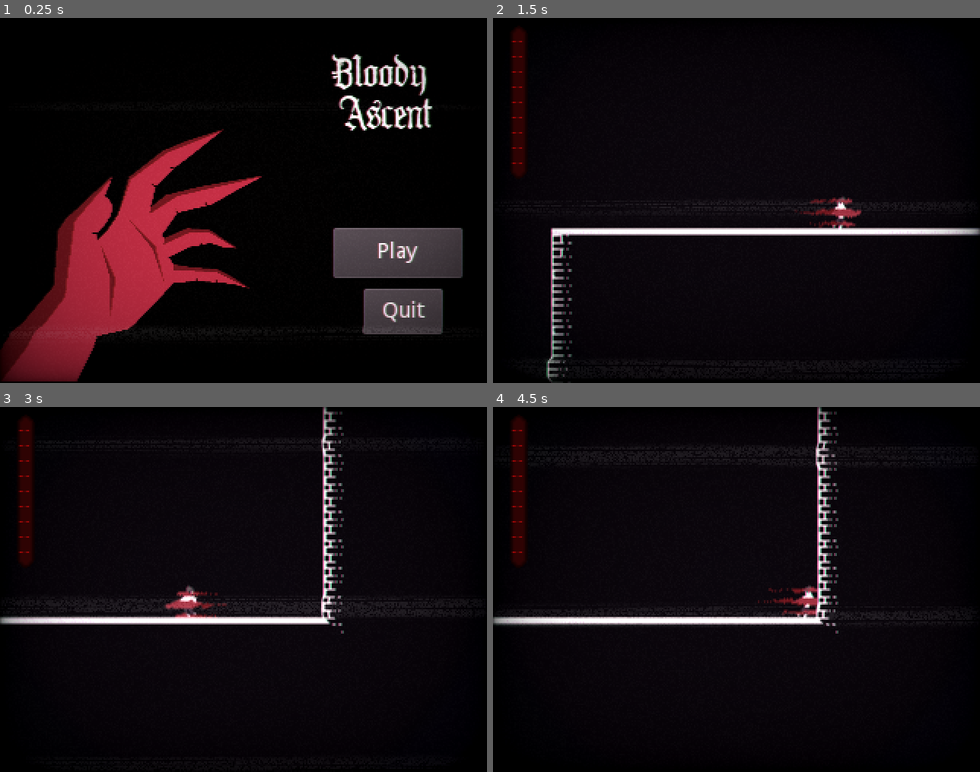
Above: before the commit, frames 1-4 (two rows, left to right).
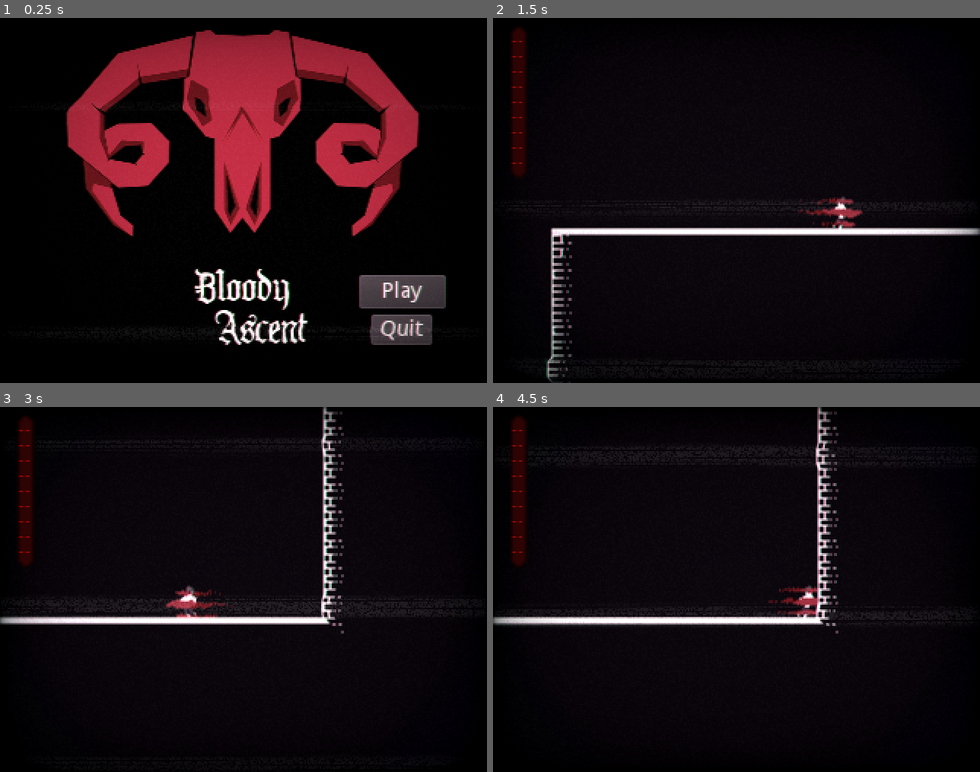
Above: after the commit, the same moments.

Repository: Luxxdev/GameJamPlus
Game: Godot game, scene res://Scenes/TitleScreen.tscn
The game is run twice, just before and just after one commit, with the same random seed, the same clock (stepped at 60 frames per second) and the same inputs. The engine's default icon, where the game draws it, is replaced by a stand-in: a white triangle on a blue panel in a dark square.
Inputs:
- Up to frame 1 (0.25 s): no input
- Up to frame 2 (1.5 s): click "Play" at 0.5 s; hold Right (ui_right) from 1.28 s (still down); tap C (Dash) at 1.35 s
- Up to frame 3 (3 s): tap Space (Jump) at 1.52, 2.27 s; tap C (Dash) at 2.1, 2.85 s; release Right (ui_right) at 2.78 s; hold Left (ui_left) from 2.78 s (still down)
- Up to frame 4 (4.5 s): release Left (ui_left) at 3.53 s; hold Right (ui_right) from 3.53 s (still down); tap C (Dash) at 3.6, 4.35 s; tap Space (Jump) at 3.77 s

The runs differ from the first frame. In frame 1, 41% of the frame differs, in the area x 0-95%, y 3-100%; in frame 2, 0.2%; in frame 3, 0.2%; in frame 4, 0.2%.

Commit message:
Title screen and game over updated

Diff:
--- a/Objects/MovingEnemy.tscn
+++ b/Objects/MovingEnemy.tscn
@@ -62,7 +62,6 @@
 [node name="Sprite" type="AnimatedSprite" parent="PathFollow2D"]
 frames = SubResource( 14 )
 animation = "Idle"
-frame = 1
 playing = true
 
 [node name="PlayerFollowCheck" type="Area2D" parent="PathFollow2D/Sprite"]
--- a/Objects/Player.tscn
+++ b/Objects/Player.tscn
@@ -336,7 +336,7 @@
 [node name="BloodShred" type="AnimatedSprite" parent="."]
 visible = false
 frames = SubResource( 46 )
-frame = 8
+frame = 2
 playing = true
 offset = Vector2( -12, -2 )
 
--- a/Scenes/GameOver.tscn
+++ b/Scenes/GameOver.tscn
@@ -1,14 +1,43 @@
-[gd_scene load_steps=4 format=2]
+[gd_scene load_steps=7 format=2]
 
-[ext_resource path="res://icon.png" type="Texture" id=1]
-[ext_resource path="res://Fonts/DynamicFont.tres" type="DynamicFont" id=2]
+[ext_resource path="res://Objects/images/Defeat.png" type="Texture" id=1]
+[ext_resource path="res://Fonts/WW2BH___.TTF" type="DynamicFontData" id=2]
 [ext_resource path="res://Scripts/MenuButton.gd" type="Script" id=3]
+[ext_resource path="res://CRT_shader.tres" type="Shader" id=4]
+
+[sub_resource type="DynamicFont" id=1]
+size = 54
+font_data = ExtResource( 2 )
+
+[sub_resource type="ShaderMaterial" id=2]
+shader = ExtResource( 4 )
+shader_param/overlay = true
+shader_param/scanlines_opacity = 0.4
+shader_param/scanlines_width = 0.062
+shader_param/grille_opacity = 0.181
+shader_param/resolution = Vector2( 320, 240 )
+shader_param/pixelate = true
+shader_param/roll = true
+shader_param/roll_speed = 8.0
+shader_param/roll_size = 28.862
+shader_param/roll_variation = 0.442
+shader_param/distort_intensity = 0.01
+shader_param/noise_opacity = 0.083
+shader_param/noise_speed = 5.0
+shader_param/static_noise_intensity = 0.018
+shader_param/aberration = 0.01
+shader_param/brightness = 1.4
+shader_param/discolor = true
+shader_param/warp_amount = 0.02
+shader_param/clip_warp = false
+shader_param/vignette_intensity = 0.4
+shader_param/vignette_opacity = 0.5
 
 [node name="GameOver" type="Node2D"]
 
 [node name="Sprite" type="Sprite" parent="."]
 position = Vector2( 161, 120.5 )
-scale = Vector2( 5, 3.76562 )
+scale = Vector2( 0.444, 0.444 )
 texture = ExtResource( 1 )
 
 [node name="Control" type="Control" parent="."]
@@ -18,18 +47,32 @@
 margin_bottom = 238.0
 
 [node name="Button" type="Button" parent="Control"]
-margin_left = 115.0
-margin_top = 179.0
-margin_right = 200.0
-margin_bottom = 207.0
+margin_left = 212.0
+margin_top = 176.0
+margin_right = 288.0
+margin_bottom = 211.0
 text = "Retry"
 script = ExtResource( 3 )
-reference_path = "Play"
+reference_path = "Replay"
 
 [node name="Label" type="Label" parent="Control"]
-margin_left = 103.0
-margin_top = 60.0
-margin_right = 208.0
-margin_bottom = 98.0
-custom_fonts/font = ExtResource( 2 )
-text = "Game Over"
+margin_left = 195.0
+margin_top = 16.0
+margin_right = 294.0
+margin_bottom = 81.0
+custom_fonts/font = SubResource( 1 )
+text = "Fallen"
+
+[node name="CanvasLayer" type="CanvasLayer" parent="Control"]
+
+[node name="shader" type="ColorRect" parent="Control/CanvasLayer"]
+material = SubResource( 2 )
+anchor_right = 1.0
+anchor_bottom = 1.0
+mouse_filter = 2
+input_pass_on_modal_close_click = false
+__meta__ = {
+"_edit_lock_": true
+}
+
+[connection signal="pressed" from="Control/Button" to="Control/Button" method="_on_Button_pressed"]
--- a/Scenes/TestScene.tscn
+++ b/Scenes/TestScene.tscn
@@ -670,37 +670,37 @@
 position = Vector2( 254.132, -2205.93 )
 rotation = 0.0
 scale = Vector2( 1, 1 )
-frame = 0
+frame = 2
 
 [node name="Slime32" parent="SlimesPos" instance=ExtResource( 7 )]
 position = Vector2( 136.407, -2464.23 )
 rotation = 0.0
 scale = Vector2( 1, 1 )
-frame = 3
+frame = 1
 
 [node name="Slime6" parent="SlimesPos" instance=ExtResource( 7 )]
 position = Vector2( 312.915, -2735.75 )
 rotation = 0.0
 scale = Vector2( 1, 1 )
-frame = 0
+frame = 2
 
 [node name="Slime7" parent="SlimesPos" instance=ExtResource( 7 )]
 position = Vector2( 116.756, -3020.69 )
 rotation = 0.0
 scale = Vector2( 1, 1 )
-frame = 3
+frame = 1
 
 [node name="Slime8" parent="SlimesPos" instance=ExtResource( 7 )]
 position = Vector2( 123.326, -3203.06 )
 rotation = 0.0
 scale = Vector2( 1, 1 )
-frame = 3
+frame = 1
 
 [node name="Slime9" parent="SlimesPos" instance=ExtResource( 7 )]
 position = Vector2( 130.752, -3409.22 )
 rotation = 0.0
 scale = Vector2( 1, 1 )
-frame = 3
+frame = 1
 
 [node name="Slime10" parent="SlimesPos" instance=ExtResource( 7 )]
 position = Vector2( 138.179, -3615.38 )
@@ -733,25 +733,25 @@
 position = Vector2( 234.951, -5199.76 )
 rotation = 0.0
 scale = Vector2( 1, 1 )
-frame = 0
+frame = 2
 
 [node name="Slime16" parent="SlimesPos" instance=ExtResource( 7 )]
 position = Vector2( 257.585, -6048.46 )
 rotation = 0.0
 scale = Vector2( 1, 1 )
-frame = 3
+frame = 1
 
 [node name="Slime17" parent="SlimesPos" instance=ExtResource( 7 )]
 position = Vector2( 383.377, -6234.47 )
 rotation = 0.0
 scale = Vector2( 1, 1 )
-frame = 3
+frame = 1
 
 [node name="Slime18" parent="SlimesPos" instance=ExtResource( 7 )]
 position = Vector2( 389.946, -6416.84 )
 rotation = 0.0
 scale = Vector2( 1, 1 )
-frame = 3
+frame = 1
 
 [node name="Slime19" parent="SlimesPos" instance=ExtResource( 7 )]
 position = Vector2( 309.079, -6816.72 )
@@ -783,25 +783,25 @@
 position = Vector2( 381.738, -7346.04 )
 rotation = 0.0
 scale = Vector2( 1, 1 )
-frame = 0
+frame = 2
 
 [node name="Slime25" parent="SlimesPos" instance=ExtResource( 7 )]
 position = Vector2( 406.875, -8162.2 )
 rotation = 0.0
 scale = Vector2( 1, 1 )
-frame = 3
+frame = 1
 
 [node name="Slime26" parent="SlimesPos" instance=ExtResource( 7 )]
 position = Vector2( 410.739, -8297.03 )
 rotation = 0.0
 scale = Vector2( 1, 1 )
-frame = 3
+frame = 1
 
 [node name="Slime27" parent="SlimesPos" instance=ExtResource( 7 )]
 position = Vector2( 416.72, -8407.96 )
 rotation = 0.0
 scale = Vector2( 1, 1 )
-frame = 3
+frame = 1
 
 [node name="Slime28" parent="SlimesPos" instance=ExtResource( 7 )]
 position = Vector2( 419.88, -8550.76 )
@@ -824,7 +824,7 @@
 position = Vector2( 439.488, -9114.45 )
 rotation = 0.0
 scale = Vector2( 1, 1 )
-frame = 0
+frame = 2
 
 [node name="Slime2" parent="SlimesPos" instance=ExtResource( 7 )]
 position = Vector2( 222.014, 7.9978 )
--- a/Scenes/TitleScreen.tscn
+++ b/Scenes/TitleScreen.tscn
@@ -33,8 +33,11 @@
 
 [node name="Sprite" type="Sprite" parent="."]
 position = Vector2( 160, 119 )
-scale = Vector2( 0.222, 0.222 )
+scale = Vector2( 0.444, 0.444 )
 texture = ExtResource( 2 )
+__meta__ = {
+"_edit_lock_": true
+}
 
 [node name="Control" type="Control" parent="."]
 anchor_right = 1.0
@@ -43,32 +46,32 @@
 margin_bottom = 177.0
 
 [node name="Play" type="Button" parent="Control"]
-margin_left = 219.0
-margin_top = 138.0
-margin_right = 304.0
-margin_bottom = 171.0
+margin_left = 236.0
+margin_top = 169.0
+margin_right = 293.0
+margin_bottom = 191.0
 text = "Play"
 script = ExtResource( 1 )
 reference_path = "Play"
 
 [node name="Quit" type="Button" parent="Control"]
-margin_left = 239.0
-margin_top = 178.0
-margin_right = 291.0
-margin_bottom = 208.0
+margin_left = 244.0
+margin_top = 195.0
+margin_right = 284.0
+margin_bottom = 215.0
 text = "Quit"
 script = ExtResource( 1 )
 reference_path = "Quit"
 
 [node name="RichTextLabel" type="RichTextLabel" parent="Control"]
-margin_left = 205.0
-margin_top = 18.0
-margin_right = 301.0
-margin_bottom = 84.0
+margin_left = 126.0
+margin_top = 159.0
+margin_right = 208.0
+margin_bottom = 218.0
 custom_fonts/normal_font = ExtResource( 4 )
 bbcode_enabled = true
-bbcode_text = "[center]Bloody Ascent[/center]"
-text = "Bloody Ascent"
+bbcode_text = "[center]Bloody   Ascent[/center]"
+text = "Bloody   Ascent"
 
 [node name="CanvasLayer" type="CanvasLayer" parent="."]
 
@@ -78,6 +81,9 @@
 anchor_bottom = 1.0
 mouse_filter = 2
 input_pass_on_modal_close_click = false
+__meta__ = {
+"_edit_lock_": true
+}
 
 [connection signal="pressed" from="Control/Play" to="Control/Play" method="_on_Button_pressed"]
 [connection signal="pressed" from="Control/Quit" to="Control/Quit" method="_on_Button_pressed"]
--- a/Scripts/EnemyPath.gd
+++ b/Scripts/EnemyPath.gd
@@ -62,7 +62,7 @@
 #		if $Sprite.global_position == object.global_position:
 
 func TakeDamage(dir):
-	$PathFollow2D/Sprite/TakeDMG.play()
+	#$PathFollow2D/Sprite/TakeDMG.play()
 	life -= 1
 	atackRecoil = dir
 #	print("ai")
--- a/new_gradienttexture2d.tres
+++ /dev/null
@@ -1,12 +0,0 @@
-[gd_resource type="GradientTexture2D" load_steps=2 format=2]
-
-[sub_resource type="Gradient" id=1]
-offsets = PoolRealArray( 0.177914, 0.803681 )
-colors = PoolColorArray( 0.238281, 0.0186157, 0.0186157, 1, 0.172549, 0.0156863, 0.0156863, 1 )
-
-[resource]
-gradient = SubResource( 1 )
-width = 9
-height = 2
-fill_from = Vector2( 0.508929, 1 )
-fill_to = Vector2( 0.5, 0 )
Binary file added: Objects/images/Defeat.png
Not shown, added: Objects/images/Defeat.png.import
Binary file changed: Objects/images/Title.png
